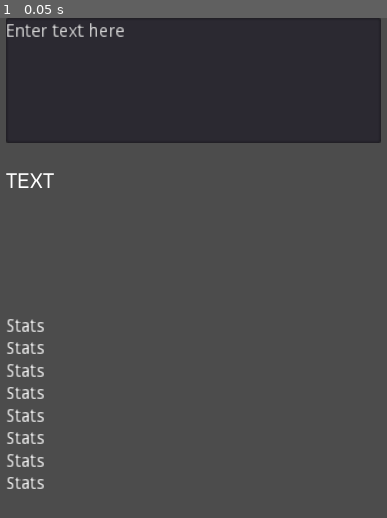
Above: before the commit, frame 1.
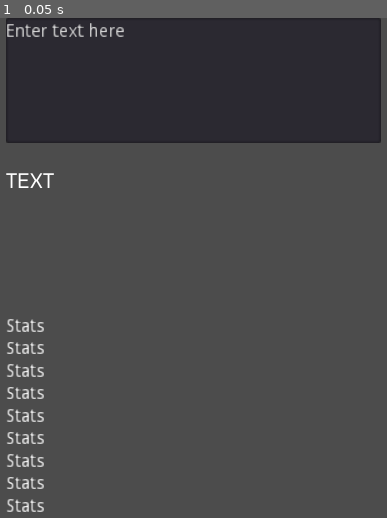
Above: after the commit, the same moment.

Repository: Jantho1990/Pseudo-3D-Layer-Test
Game: Godot game, scene res://_tests/TextboxScale/TextboxScaleTest.tscn
The game is run twice, just before and just after one commit, with the same random seed, the same clock (stepped at 60 frames per second) and the same inputs. This scene is started directly instead of the project's main scene.
Inputs:
- Up to frame 1 (0.05 s): no input

The runs differ from the first frame. In frame 1, 0.1% of the frame differs, in the area x 1-12%, y 96-99%.

Commit message:
added debug line to show the pixel height

Diff:
--- a/_tests/TextboxScale/TextboxScaleTest.gd
+++ b/_tests/TextboxScale/TextboxScaleTest.gd
@@ -18,6 +18,7 @@
 onready var L6 = $VBoxContainer/VBoxContainer/Label6
 onready var L7 = $VBoxContainer/VBoxContainer/Label7
 onready var L8 = $VBoxContainer/VBoxContainer/Label8
+onready var L9 = $VBoxContainer/VBoxContainer/Label9
 
 
 # Called when the node enters the scene tree for the first time.
@@ -49,6 +50,7 @@
   L6.text = 'Split Text size: ' + String(split_text.size())
   L7.text = 'Calculated lines: ' + String(calc_lines)
   L8.text = String(font.get_wordwrap_string_size(RTL.text, RTL.rect_size.x))
+  L9.text = 'Pixel Height: ' + String(get_pixel_height_for_text(RTL.text, font, RTL.rect_size.x))
 
 
 ###
--- a/_tests/TextboxScale/TextboxScaleTest.tscn
+++ b/_tests/TextboxScale/TextboxScaleTest.tscn
@@ -62,7 +62,7 @@
 [node name="VBoxContainer" type="VBoxContainer" parent="VBoxContainer"]
 margin_top = 240.0
 margin_right = 320.0
-margin_bottom = 380.0
+margin_bottom = 398.0
 
 [node name="Label1" type="Label" parent="VBoxContainer/VBoxContainer"]
 margin_right = 320.0
@@ -110,3 +110,9 @@
 margin_right = 320.0
 margin_bottom = 140.0
 text = "Stats"
+
+[node name="Label9" type="Label" parent="VBoxContainer/VBoxContainer"]
+margin_top = 144.0
+margin_right = 320.0
+margin_bottom = 158.0
+text = "Stats"
